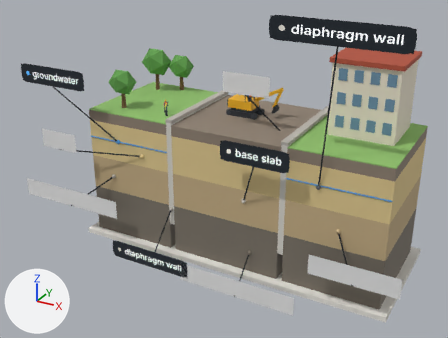
One commit to the glTF model ar-labor/models/munkagodor-feliratok-en.glb: the scene before it, then after it.
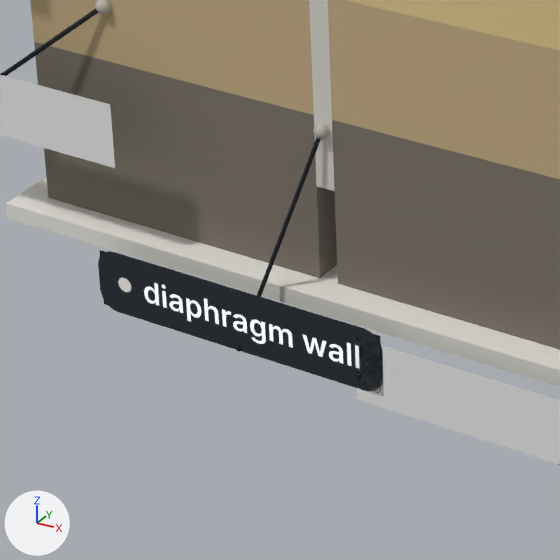
The first picture shows the older version from a 50 mm camera at (0.448, -0.913, 0.349) aimed at (-0.039, -0.028, -0.093). The close-ups show the older and then the newer version on the part from 19% to 52% of the width and 52% to 95% of the height of that picture. Only the edits that show in the close-ups are written down. Every picture has the same lights, and +X, +Y and +Z are marked at lower left. Where no turn or scale is listed for an object, it has been applied to the vertices.

Objects in the first close-up: 'kiem_m_c4ad84', 'kiem_m_e0c98f.001', 'kiem_m_e0c98f.002', 'label_0', 'label_28', 'label_8', 'label_line_2', 'talaj_m_7c7468', 'talaj_m_c4ad84', 'talaj_m_d9d6cf', 'talaj_m_e9e6df' and 4 more.
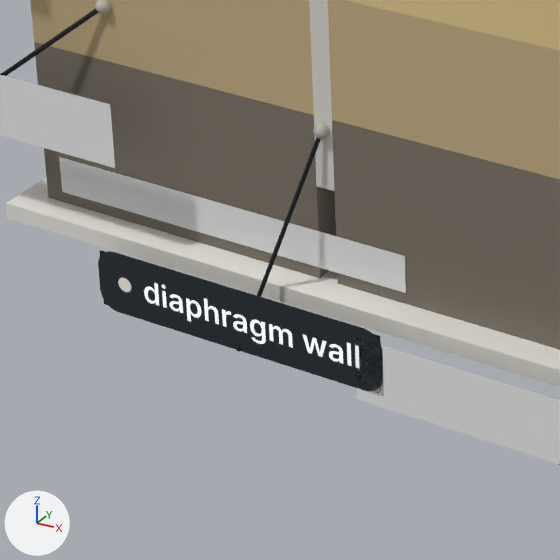
Diff of the bpy script that builds the scene:
```diff
--- a/ar-labor/models/munkagodor-feliratok-en.glb.py
+++ b/ar-labor/models/munkagodor-feliratok-en.glb.py
@@ mat_nevtabla @@
+mat_nevtabla = principled_material('nevtabla')
+mat_nevtabla.base_color = (0.8, 0.8, 0.8)  # white #e7e7e7
+mat_nevtabla.roughness = 1.0
@@ me_mesh_66_1 @@
+me_mesh_66_1.from_pydata([(-0.102, 0.0, 0.01), (0.102, 0.0, 0.01), (-0.102, 0.0, -0.01), (0.102, 0.0, -0.01)], [], [(0, 2, 1), (2, 3, 1)])
+me_mesh_66_1.materials.append(mat_nevtabla)  # its picture is missing
@@ ob_nevtabla @@
+ob_nevtabla = bpy.data.objects.new('nevtabla', me_mesh_66_1)
+ob_nevtabla.location = (-0.1634, -0.1005, -0.2213)
```

Boxes [x1, y1, x2, y2] around the edits, measured in the close-ups (560 x 560 px):
'nevtabla', added: after [59, 157, 406, 293]
